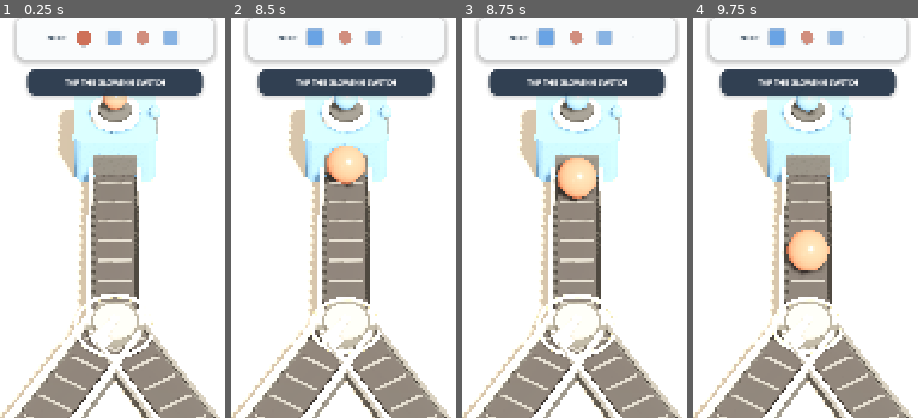
Above: before the commit, frames 1-4 (left to right).
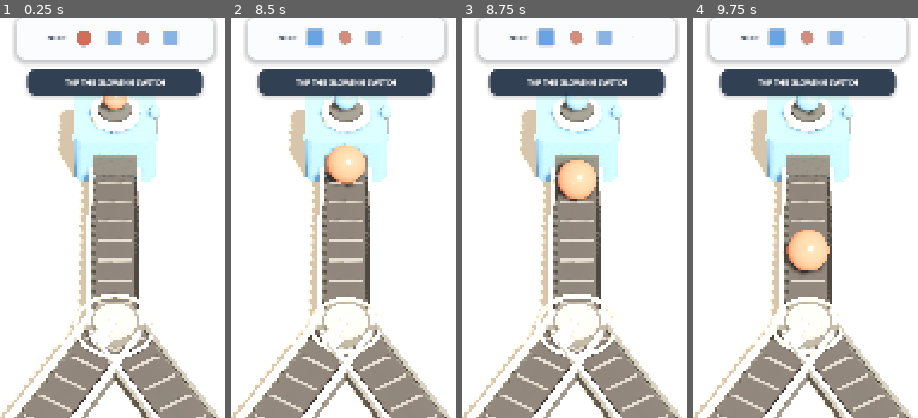
Above: after the commit, the same moments.

Repository: mocchaust64/rail_game
Game: Godot game, scene res://app/main.tscn
Two runs of this game, one before a commit and one after it. Both use one fixed random seed, a clock stepped at 60 frames per second and the inputs below.
Inputs (mouse positions are % of the whole screen's width and height, from its top left):
- Up to frame 1 (0.25 s): no input
- Up to frame 2 (8.5 s): click "↻" at 0.5 s; click "Ⅱ" at 1.25 s; click "TEXT NORMAL" at 2 s; click "RESTART LEVEL" at 2.75 s; click "↻" at 3.5 s; click "Ⅱ" at 4.25 s; click "RESTART LEVEL" at 5 s; click "↻" at 5.75 s; click "Ⅱ" at 6.5 s; click "RESTART LEVEL" at 7.25 s; move the mouse to (72, 45) at 8.02 s; click (72, 45) at 8.17 s
- Up to frame 3 (8.75 s): no input
- Up to frame 4 (9.75 s): move the mouse to (30, 55) at 8.77 s; click (30, 55) at 8.92 s; move the mouse to (60, 28) at 9.52 s; click (60, 28) at 9.67 s
The pictures show only the part of the screen within x 24-74%, y 6-56%; the shares and areas given below are measured in that part.

Frames 1-2 are identical in both runs. In frame 3, 0.3% of the frame differs, in the area x 42-60%, y 35-46%; in frame 4, less than 0.1%.

Commit message:
fix: keep cargo roll incremental and deterministic

Diff:
--- a/gameplay/item_actor.gd
+++ b/gameplay/item_actor.gd
@@ -18,7 +18,6 @@
 
 var _visual: Node3D
 var _travel_clock: float = 0.0
-var _roll_angle: float = 0.0
 
 func configure(item_kind: String, source_id: String, start_id: String, next_id: String, start_pos: Vector3, next_pos: Vector3, move_speed: float) -> void:
 	kind = item_kind
@@ -41,7 +40,6 @@
 func prepare_for_reuse() -> void:
 	progress = 0.0
 	_travel_clock = 0.0
-	_roll_angle = 0.0
 	from_id = ""
 	to_id = ""
 	scale = Vector3.ONE
@@ -62,8 +60,6 @@
 	segment_length = max(0.001, from_pos.distance_to(to_pos))
 	global_position = from_pos + Vector3(0, 0.52, 0)
 	state = ItemState.TRAVELING
-	if _visual != null:
-		_visual.rotation = Vector3.ZERO
 
 func advance(delta: float) -> bool:
 	if state != ItemState.TRAVELING:
@@ -74,13 +70,11 @@
 	global_position = from_pos.lerp(to_pos, t) + Vector3(0, 0.52, 0)
 
 	# Reference cargo rolls along the track rather than hovering/bobbing. Rotate
-	# around the axis perpendicular to travel so the motion reads physically.
+	# around the horizontal axis perpendicular to travel.
 	if _visual != null:
-		var distance := speed * delta
-		_roll_angle += distance / 0.34
 		var dir := (to_pos - from_pos).normalized()
 		var axis := Vector3(dir.z, 0.0, -dir.x).normalized()
-		_visual.rotate(axis, _roll_angle - _visual.rotation.length())
+		_visual.rotate(axis, (speed * delta) / 0.34)
 	return progress >= 1.0
 
 func animate_delivered() -> void:
